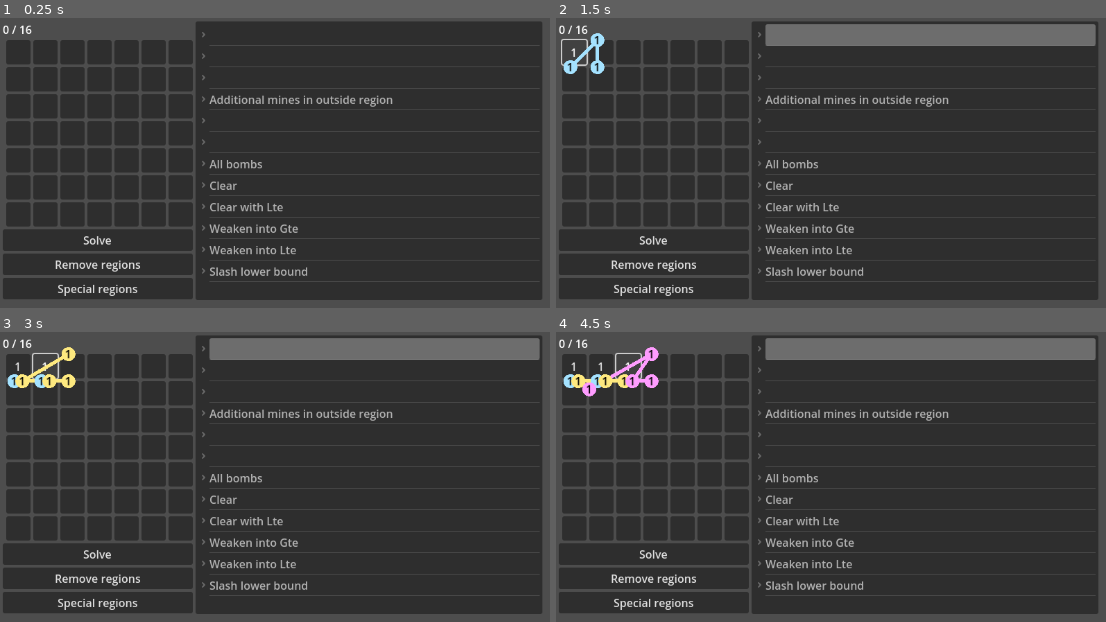
Above: before the commit, frames 1-4 (two rows, left to right).
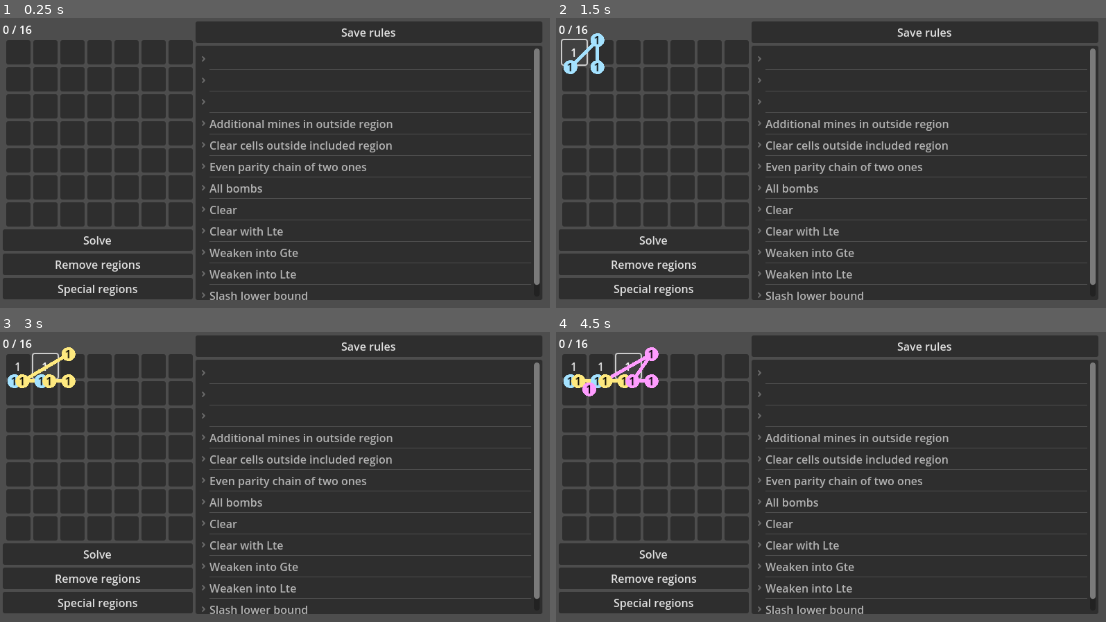
Above: after the commit, the same moments.

Repository: flavia-telcean/minesweedoku
Game: Godot game, scene res://main.tscn
The game is run twice, just before and just after one commit, with the same random seed, the same clock (stepped at 60 frames per second) and the same inputs.
Inputs (mouse positions are in pixels of both pictures, inside the frame that each line leads up to):
- Up to frame 1 (0.25 s): no input
- Up to frame 2 (1.5 s): click (924, 32) at 0.5 s, where only the run after the commit has a clickable "Save rules"; click (572, 52) at 1.27 s
- Up to frame 3 (3 s): click "1" at 2 s; click (44, 366) at 2.77 s
- Up to frame 4 (4.5 s): click "1" at 3.5 s; click (627, 366) at 4.27 s

The runs differ from the first frame. In frame 1, 6.6% of the frame differs, in the area x 35-99%, y 3-98%; in frame 2, 10%, in the area x 35-99%, y 2-98%; in frame 3, 10%; in frame 4, 10%.

Commit message:
Save rules to file

Diff:
--- a/Action.gd
+++ b/Action.gd
@@ -17,13 +17,13 @@
 static func from_json(d : Dictionary) -> Action:
 	var a := Action.new()
 	match(d["type"]):
-		"none":
+		"None":
 			a.type = Type.None
-		"bomb":
+		"Bomb":
 			a.type = Type.Bomb
-		"clear":
+		"Clear":
 			a.type = Type.Clear
-		"region":
+		"NewRegion":
 			a.type = Type.NewRegion
 			a.regionid = d["id"]
 			var parser := Parser.new()
@@ -31,6 +31,16 @@
 		_:
 			assert(false)
 	return a
+
+
+func to_json() -> Dictionary:
+	var x = {
+		"type": Type.keys()[type],
+	}
+	if(type == Type.NewRegion):
+		x["id"] = regionid
+		x["formula"] = str(regionformula)
+	return x
 
 func apply(solver : Solver, mine_grid : MineGrid, variables : Variables, cells : Array[Cell], applicationid : int):
 	match(type):
--- a/Rule.gd
+++ b/Rule.gd
@@ -13,6 +13,19 @@
 	match(int(d["size"])):
 		1: return Rule1.from_json(d)
 		2: return Rule2.from_json(d)
+
+func to_json() -> Dictionary:
+	var formulas : Dictionary = get_all_formulas()
+	var actions : Dictionary = get_actions.call()
+	var x : Dictionary = {
+		"size": number_of_regions,
+		"name": name,
+	}
+	for i in formulas:
+		x[i] = str(formulas[i])
+	for i in actions:
+		x[i] = actions[i].to_json()
+	return x
 
 func get_all_formulas() -> Dictionary:
 	var x : Dictionary = {}
--- a/Solver.gd
+++ b/Solver.gd
@@ -22,6 +22,8 @@
 	get_node("/root/Control").find_child("SolveButton").pressed.connect(_on_activate)
 	get_node("/root/Control").find_child("RemoveButton").pressed.connect(remove_regions)
 	get_node("/root/Control").find_child("SpecialButton").pressed.connect(special_regions)
+	get_node("/root/Control").find_child("SaveButton").pressed.connect(save_rules)
+
 
 func add_rule(rule):
 	rule.set_bounds(mine_grid.get_bounds())
@@ -37,6 +39,12 @@
 		print("JSON Parse Error: ", json.get_error_message(), " in rules.json at line ", json.get_error_line())
 	for i in json.data:
 		add_rule(Rule.from_json(i))
+
+func save_rules():
+	var json := JSON.new()
+	var rules_file := FileAccess.open("rules.json", FileAccess.WRITE)
+	rules_file.store_string(json.stringify(rules.map(func (r): return r.to_json()), "\t"))
+	rules_file.close()
 
 func special_regions():
 	mine_grid.special_regions().map(new_region)
--- a/main.tscn
+++ b/main.tscn
@@ -48,8 +48,19 @@
 layout_mode = 2
 text = "Special regions"
 
-[node name="Rules" type="Tree" parent="HBoxContainer"]
+[node name="VBoxContainer2" type="VBoxContainer" parent="HBoxContainer"]
+layout_mode = 2
+
+[node name="MarginContainer" type="MarginContainer" parent="HBoxContainer/VBoxContainer2"]
+layout_mode = 2
+
+[node name="SaveButton" type="Button" parent="HBoxContainer/VBoxContainer2/MarginContainer"]
+layout_mode = 2
+text = "Save rules"
+
+[node name="Rules" type="Tree" parent="HBoxContainer/VBoxContainer2"]
 custom_minimum_size = Vector2(500, 0)
 layout_mode = 2
+size_flags_vertical = 3
 columns = 2
 script = ExtResource("3_1dyr5")
--- a/rules.json
+++ b/rules.json
@@ -1,100 +1,182 @@
 [
 	{
-		"size": 2,
+		"name": "",
+		"region1_action": {
+			"formula": "1",
+			"id": 1,
+			"type": "NewRegion"
+		},
 		"region1_formula": "2",
+		"region1_size_formula": "?",
+		"region1x2_action": {
+			"type": "None"
+		},
+		"region1x2_size_formula": "?",
+		"region2_action": {
+			"type": "None"
+		},
 		"region2_formula": "1",
-		"region1_size_formula": "?",
-		"region1x2_size_formula": "?",
 		"region2_size_formula": "0",
-		"region1_action": {"type": "region", "id": 1, "formula": "1"}
+		"size": 2
 	},
 	{
-		"size": 2,
+		"name": "",
+		"region1_action": {
+			"formula": "1-",
+			"id": 1,
+			"type": "NewRegion"
+		},
 		"region1_formula": "2",
+		"region1_size_formula": "?",
+		"region1x2_action": {
+			"type": "None"
+		},
+		"region1x2_size_formula": "?",
+		"region2_action": {
+			"type": "None"
+		},
 		"region2_formula": "2",
-		"region1_size_formula": "?",
-		"region1x2_size_formula": "?",
 		"region2_size_formula": "1",
-		"region1_action": {"type": "region", "id": 1, "formula": "1-"}
+		"size": 2
 	},
 	{
-		"size": 2,
+		"name": "",
+		"region1_action": {
+			"formula": "(y)+",
+			"id": 1,
+			"type": "NewRegion"
+		},
 		"region1_formula": "x",
-		"region2_formula": "x+y",
 		"region1_size_formula": "?",
+		"region1x2_action": {
+			"type": "None"
+		},
 		"region1x2_size_formula": "?",
+		"region2_action": {
+			"type": "None"
+		},
+		"region2_formula": "x + y",
 		"region2_size_formula": "?",
-		"region1_action": {"type": "region", "id": 1, "formula": "y+"}
+		"size": 2
 	},
 	{
 		"name": "Additional mines in outside region",
-		"size": 2,
+		"region1_action": {
+			"type": "None"
+		},
 		"region1_formula": "x",
-		"region2_formula": "x++y",
 		"region1_size_formula": "0",
+		"region1x2_action": {
+			"type": "None"
+		},
 		"region1x2_size_formula": "?",
+		"region2_action": {
+			"formula": "(y)+",
+			"id": 1,
+			"type": "NewRegion"
+		},
+		"region2_formula": "x ++ y",
 		"region2_size_formula": "?",
-		"region2_action": {"type": "region", "id": 1, "formula": "y+"},
+		"size": 2
 	},
 	{
-		"size": 2,
+		"name": "Clear cells outside included region",
+		"region1_action": {
+			"type": "None"
+		},
 		"region1_formula": "x",
+		"region1_size_formula": "0",
+		"region1x2_action": {
+			"type": "None"
+		},
+		"region1x2_size_formula": "?",
+		"region2_action": {
+			"type": "Clear"
+		},
 		"region2_formula": "x",
-		"region1_size_formula": "0",
-		"region1x2_size_formula": "?",
 		"region2_size_formula": "?",
-		"region2_action": {"type": "clear"},
+		"size": 2
 	},
 	{
-		"size": 2,
+		"name": "Even parity chain of two ones",
+		"region1_action": {
+			"formula": "0 / 2",
+			"id": 1,
+			"type": "NewRegion"
+		},
 		"region1_formula": "1",
+		"region1_size_formula": "?",
+		"region1x2_action": {
+			"type": "None"
+		},
+		"region1x2_size_formula": "1+",
+		"region2_action": {
+			"formula": "0 / 2",
+			"id": 1,
+			"type": "NewRegion"
+		},
 		"region2_formula": "1",
-		"region1_size_formula": "?",
-		"region1x2_size_formula": "1+",
 		"region2_size_formula": "?",
-		"region1_action": {"type": "region", "id": 1, "formula": "0/2"},
-		"region2_action": {"type": "region", "id": 1, "formula": "0/2"},
+		"size": 2
 	},
 	{
 		"name": "All bombs",
-		"size": 1,
+		"region_action": {
+			"type": "Bomb"
+		},
 		"region_formula": "x",
 		"region_size_formula": "x",
-		"region_action": {"type": "bomb"},
+		"size": 1
 	},
 	{
 		"name": "Clear",
-		"size": 1,
+		"region_action": {
+			"type": "Clear"
+		},
 		"region_formula": "0",
 		"region_size_formula": "?",
-		"region_action": {"type": "clear"},
+		"size": 1
 	},
 	{
 		"name": "Clear with Lte",
-		"size": 1,
+		"region_action": {
+			"type": "Clear"
+		},
 		"region_formula": "0-",
 		"region_size_formula": "?",
-		"region_action": {"type": "clear"},
+		"size": 1
 	},
 	{
 		"name": "Weaken into Gte",
-		"size": 1,
+		"region_action": {
+			"formula": "(x)+",
+			"id": 1,
+			"type": "NewRegion"
+		},
 		"region_formula": "x",
 		"region_size_formula": "?",
-		"region_action": {"type": "region", "id": 1, "formula": "x+"},
+		"size": 1
 	},
 	{
 		"name": "Weaken into Lte",
-		"size": 1,
+		"region_action": {
+			"formula": "(x)-",
+			"id": 1,
+			"type": "NewRegion"
+		},
 		"region_formula": "x",
 		"region_size_formula": "?",
-		"region_action": {"type": "region", "id": 1, "formula": "x-"},
+		"size": 1
 	},
 	{
 		"name": "Slash lower bound",
-		"size": 1,
-		"region_formula": "x / x + 2",
+		"region_action": {
+			"formula": "x",
+			"id": 1,
+			"type": "NewRegion"
+		},
+		"region_formula": "(x) / (x + 2)",
 		"region_size_formula": "x + 1",
-		"region_action": {"type": "region", "id": 1, "formula": "x"},
-	},
+		"size": 1
+	}
 ]
